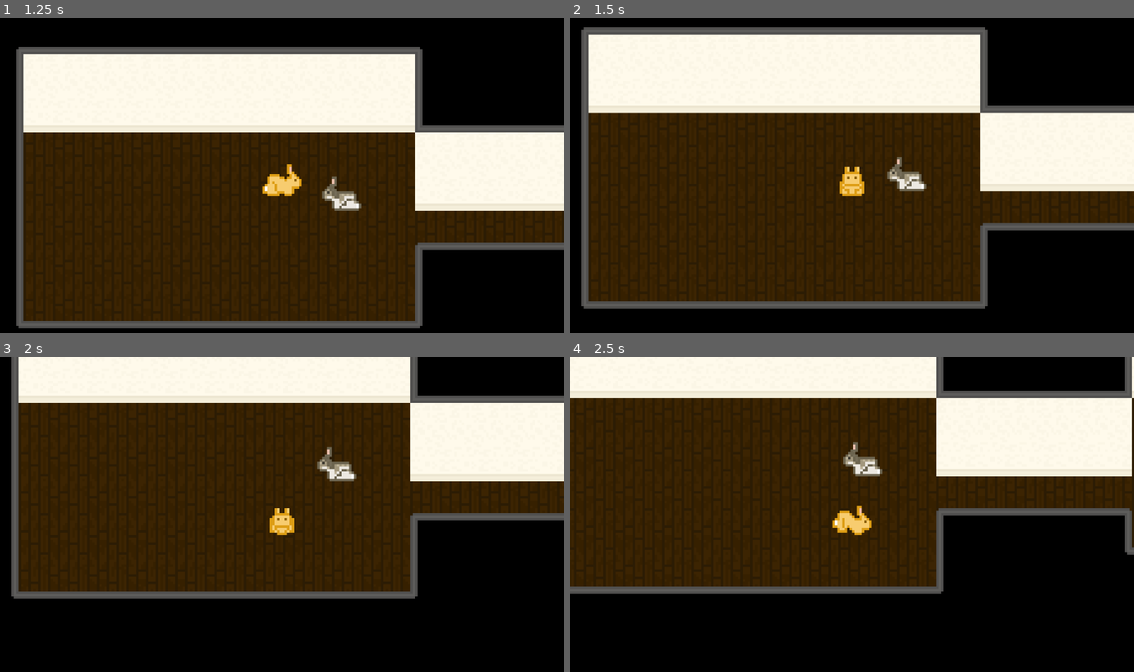
Above: before the commit, frames 1-4 (two rows, left to right).
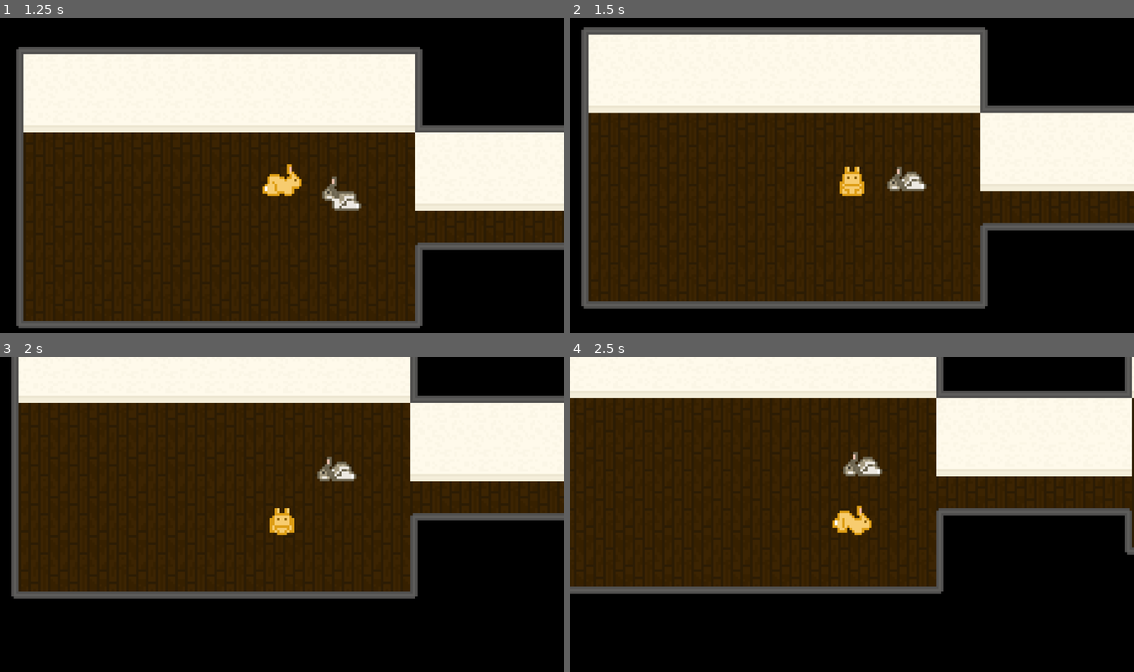
Above: after the commit, the same moments.

Repository: sarahlynnbradburn/BunnySimulator
Game: Godot game, scene res://world/world.tscn
The game is run twice, just before and just after one commit, with the same random seed, the same clock (stepped at 60 frames per second) and the same inputs.
Inputs:
- Up to frame 1 (1.25 s): tap Enter at 0.5 s; hold D (walk_right) from 0.53 s (still down)
- Up to frame 2 (1.5 s): release D (walk_right) at 1.28 s; hold S (walk_down) from 1.28 s (still down)
- Up to frame 3 (2 s): keep holding S (walk_down)
- Up to frame 4 (2.5 s): release S (walk_down) at 2.03 s; hold D (walk_right) from 2.03 s (still down)

Frame 1 is identical in both runs. In frame 2, 0.2% of the frame differs, in the area x 56-63%, y 44-55%; in frame 3, 0.2%; in frame 4, 0.2%.

Commit message:
buttercup requests groom upon area entered signal

Diff:
--- a/bunny-simulator/buttercup/Buttercup.tscn
+++ b/bunny-simulator/buttercup/Buttercup.tscn
@@ -1,6 +1,8 @@
 [gd_scene format=3 uid="uid://tkvbrbsdkybv"]
 
 [ext_resource type="Texture2D" uid="uid://coqjl31h6ofxs" path="res://buttercup/Buttercup.png" id="1_1noge"]
+[ext_resource type="Script" uid="uid://bjihjvx7rwel3" path="res://buttercup/buttercup.gd" id="1_hkcea"]
+[ext_resource type="Script" uid="uid://dhmoa1v6r611v" path="res://buttercup/area_2d.gd" id="3_hkcea"]
 
 [sub_resource type="Animation" id="Animation_1noge"]
 resource_name = "stand"
@@ -89,10 +91,40 @@
 &"stand": SubResource("Animation_pgmht")
 }
 
+[sub_resource type="AnimationNodeAnimation" id="AnimationNodeAnimation_hkcea"]
+animation = &"request_grooming"
+
+[sub_resource type="AnimationNodeAnimation" id="AnimationNodeAnimation_cmj2o"]
+animation = &"stand"
+
+[sub_resource type="AnimationNodeStateMachineTransition" id="AnimationNodeStateMachineTransition_0cf1b"]
+advance_mode = 2
+
+[sub_resource type="AnimationNodeStateMachineTransition" id="AnimationNodeStateMachineTransition_3t3u0"]
+
+[sub_resource type="AnimationNodeStateMachineTransition" id="AnimationNodeStateMachineTransition_ktq4c"]
+
+[sub_resource type="AnimationNodeStateMachine" id="AnimationNodeStateMachine_utlu6"]
+states/request_grooming/node = SubResource("AnimationNodeAnimation_hkcea")
+states/request_grooming/position = Vector2(490.66666, 99.25926)
+states/stand/node = SubResource("AnimationNodeAnimation_cmj2o")
+states/stand/position = Vector2(333.3333, 100.22222)
+transitions = ["Start", "stand", SubResource("AnimationNodeStateMachineTransition_0cf1b"), "stand", "request_grooming", SubResource("AnimationNodeStateMachineTransition_3t3u0"), "request_grooming", "stand", SubResource("AnimationNodeStateMachineTransition_ktq4c")]
+
+[sub_resource type="AnimationNodeBlendTree" id="AnimationNodeBlendTree_inpnt"]
+graph_offset = Vector2(-123.810555, 27.160126)
+nodes/StateMachine/node = SubResource("AnimationNodeStateMachine_utlu6")
+nodes/StateMachine/position = Vector2(-13.333333, 120)
+node_connections = [&"output", 0, &"StateMachine"]
+
+[sub_resource type="RectangleShape2D" id="RectangleShape2D_gx15f"]
+size = Vector2(126, 49)
+
 [node name="Buttercup" type="CharacterBody2D" unique_id=1859081179]
 collision_layer = 4
 collision_mask = 7
 motion_mode = 1
+script = ExtResource("1_hkcea")
 
 [node name="PetPosition" type="Sprite2D" parent="." unique_id=1125624752]
 texture = ExtResource("1_1noge")
@@ -103,7 +135,18 @@
 
 [node name="AnimationTree" type="AnimationTree" parent="." unique_id=1450293345]
 libraries/ = SubResource("AnimationLibrary_ga0dy")
+tree_root = SubResource("AnimationNodeBlendTree_inpnt")
 
 [node name="CollisionShape2D" type="CollisionShape2D" parent="." unique_id=194901692]
 position = Vector2(0, 19.5)
 shape = SubResource("RectangleShape2D_1noge")
+
+[node name="Area2D" type="Area2D" parent="." unique_id=1267411403]
+collision_mask = 7
+script = ExtResource("3_hkcea")
+
+[node name="CollisionShape2D" type="CollisionShape2D" parent="Area2D" unique_id=1641739535]
+position = Vector2(-22, 14.5)
+shape = SubResource("RectangleShape2D_gx15f")
+
+[connection signal="player_entered" from="Area2D" to="." method="_on_area_2d_player_entered"]
--- /dev/null
+++ b/bunny-simulator/buttercup/area_2d.gd
@@ -0,0 +1,13 @@
+extends Area2D
+signal player_entered;
+
+func _ready() -> void:
+	# 1. Bypasses the UI to connect the signal directly in code
+	self.body_entered.connect(_on_collision_object_entered)
+
+# 2. This function automatically runs the instant a physics body enters
+func _on_collision_object_entered(body: Node2D) -> void:
+	# 3. Prints the exact name of the node that just crossed into the area
+	if(body.name == "Player"):
+		print("An object has entered! Node name: ", body.name)
+		player_entered.emit()
--- /dev/null
+++ b/bunny-simulator/buttercup/buttercup.gd
@@ -0,0 +1,9 @@
+extends CharacterBody2D
+
+@onready var animation_tree: AnimationTree = $AnimationTree
+@onready var playback = animation_tree.get("parameters/StateMachine/playback") as AnimationNodeStateMachinePlayback
+
+
+func _on_area_2d_player_entered() -> void:
+	print("player entered signal recieved by buttercup")
+	playback.travel("request_grooming")
--- /dev/null
+++ b/bunny-simulator/buttercup/chat_detection_area.gd
@@ -0,0 +1,3 @@
+class_name ChatDetectionArea extends Area2D
+
+signal player_detected
--- a/bunny-simulator/player/player.gd
+++ b/bunny-simulator/player/player.gd
@@ -14,7 +14,6 @@
 
 func move_state(delta: float) -> void:
 	input_vector = Input.get_vector("walk_left", "walk_right", "walk_up", "walk_down")
-	print(input_vector)
 	if input_vector != Vector2.ZERO:
 		#y-axis is counterintuative in godot (and most game engines)
 		#this lets us set up the animations intuatively in the blend
--- a/bunny-simulator/player/player.tscn
+++ b/bunny-simulator/player/player.tscn
@@ -919,6 +919,7 @@
 transitions = ["Start", "MoveState", SubResource("AnimationNodeStateMachineTransition_rgyib")]
 
 [sub_resource type="AnimationNodeBlendTree" id="AnimationNodeBlendTree_65viv"]
+graph_offset = Vector2(-118.634, -29.216917)
 nodes/output/position = Vector2(500, 60)
 nodes/StateMachine/node = SubResource("AnimationNodeStateMachine_c35mf")
 nodes/StateMachine/position = Vector2(-36.636894, 62.233738)
Not shown, added: bunny-simulator/buttercup/area_2d.gd.uid
Not shown, added: bunny-simulator/buttercup/buttercup.gd.uid
Not shown, added: bunny-simulator/buttercup/chat_detection_area.gd.uid
